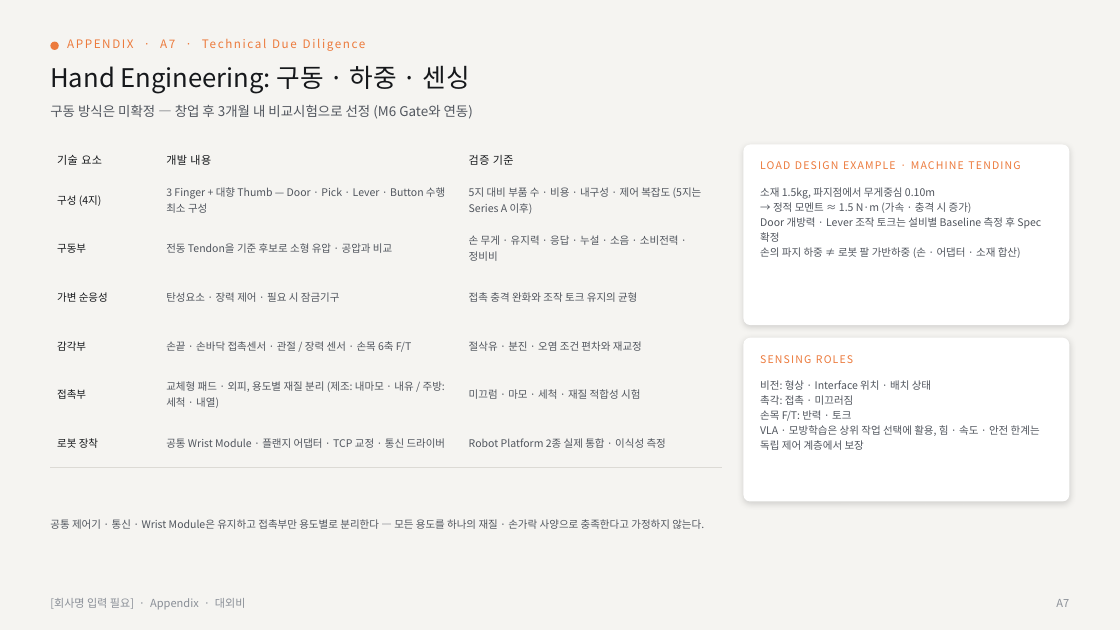
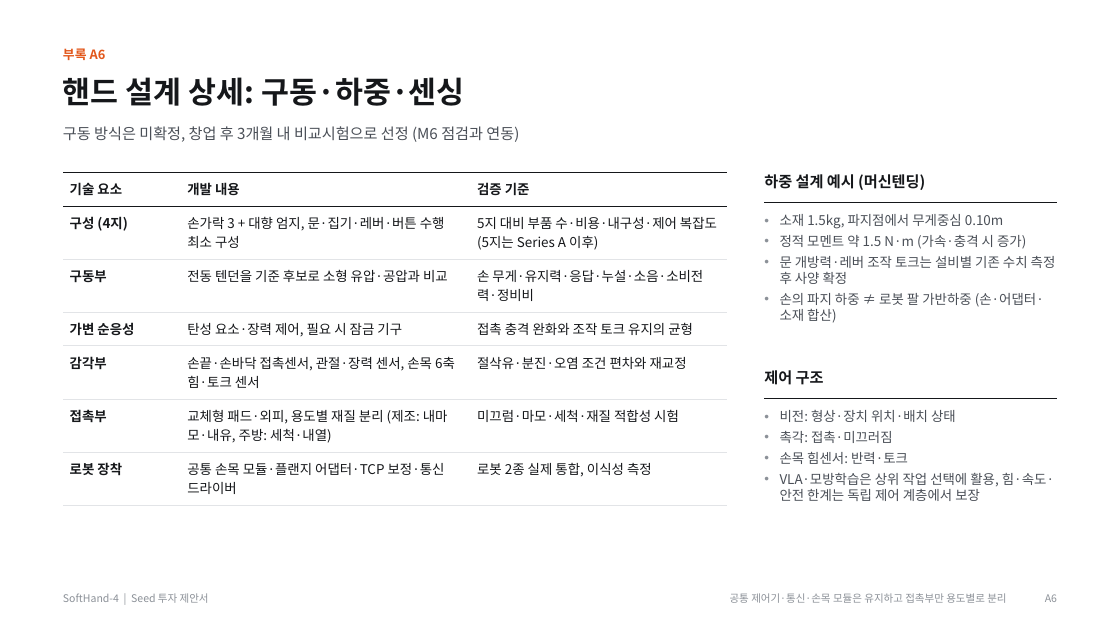
Before and after one commit to kimdonghyun2789-hash/D, a slide deck: slide 23 of SoftHand_Founding_Seed_IR_Deck_Final.pptx. Drawn at 1120x630 pixels with LibreOffice and Linux fonts; fonts in the diff are those of the drawing. Boxes give left, top, right and bottom in pixels: in the first picture for what was removed or moved away, otherwise in the second. Text is boxed around its words. In the diff, an @@ line names an element or a change of style, - is before the commit and + after.

```diff
--- a/SoftHand_Founding_Seed_IR_Deck_Final.pptx
+++ b/SoftHand_Founding_Seed_IR_Deck_Final.pptx
@@ background #F5F4F1 to #FFFFFF @@
@@ ellipse removed at (50, 41, 59, 50) @@
@@ text added at (63, 48, 106, 60), 11 pt, text #E2571B, bold @@
+부록 A6
@@ text removed at (67, 35, 865, 57) @@
-APPENDIX · A7 · Technical Due Diligence
@@ text at (63, 77, 465, 106): text changed; size 22 to 26 pt; text colour #16181B to #15171A; bold on @@
-Hand Engineering: 구동 · 하중 · 센싱
+핸드 설계 상세: 구동·하중·센싱
@@ text at (63, 126, 519, 142): text changed; size 11.5 to 13 pt; text colour #51565E to #4A4F57 @@
-구동 방식은 미확정 — 창업 후 3개월 내 비교시험으로 선정 (M6 Gate와 연동)
+구동 방식은 미확정, 창업 후 3개월 내 비교시험으로 선정 (M6 점검과 연동)
@@ rounded rectangle removed at (744, 145, 1070, 325) @@
@@ table at (63, 172, 727, 506) @@
-row 2, column 2: 3 Finger + 대향 Thumb — Door · Pick · Lever · Button 수행 최소 구성
+row 2, column 2: 손가락 3 + 대향 엄지, 문·집기·레버·버튼 수행 최소 구성
-row 2, column 3: 5지 대비 부품 수 · 비용 · 내구성 · 제어 복잡도 (5지는 Series A 이후)
+row 2, column 3: 5지 대비 부품 수·비용·내구성·제어 복잡도 (5지는 Series A 이후)
-row 3, column 2: 전동 Tendon을 기준 후보로 소형 유압 · 공압과 비교
+row 3, column 2: 전동 텐던을 기준 후보로 소형 유압·공압과 비교
-row 3, column 3: 손 무게 · 유지력 · 응답 · 누설 · 소음 · 소비전력 · 정비비
+row 3, column 3: 손 무게·유지력·응답·누설·소음·소비전력·정비비
-row 4, column 2: 탄성요소 · 장력 제어 · 필요 시 잠금기구
+row 4, column 2: 탄성 요소·장력 제어, 필요 시 잠금 기구
-row 5, column 2: 손끝 · 손바닥 접촉센서 · 관절 / 장력 센서 · 손목 6축 F/T
+row 5, column 2: 손끝·손바닥 접촉센서, 관절·장력 센서, 손목 6축 힘·토크 센서
-row 5, column 3: 절삭유 · 분진 · 오염 조건 편차와 재교정
+row 5, column 3: 절삭유·분진·오염 조건 편차와 재교정
-row 6, column 2: 교체형 패드 · 외피, 용도별 재질 분리 (제조: 내마모 · 내유 / 주방: 세척 · 내열)
+row 6, column 2: 교체형 패드·외피, 용도별 재질 분리 (제조: 내마모·내유, 주방: 세척·내열)
-row 6, column 3: 미끄럼 · 마모 · 세척 · 재질 적합성 시험
+row 6, column 3: 미끄럼·마모·세척·재질 적합성 시험
-row 7, column 2: 공통 Wrist Module · 플랜지 어댑터 · TCP 교정 · 통신 드라이버
+row 7, column 2: 공통 손목 모듈·플랜지 어댑터·TCP 보정·통신 드라이버
-row 7, column 3: Robot Platform 2종 실제 통합 · 이식성 측정
+row 7, column 3: 로봇 2종 실제 통합, 이식성 측정
@@ size 9.5 to 11.5 pt, letter spacing 0.4 to 0 pt in "기술 요소", "개발 내용", "검증 기준" @@
@@ text colour #16181B to #15171A, bold on in "기술 요소", "개발 내용", "검증 기준", "구성 (4지)" and 5 more places @@
@@ size 9 to 11.5 pt in "구성 (4지)", "구동부", "가변 순응성", "접촉 충격 완화와 조작 토크 유지의 균형" and 3 more places @@
@@ text colour #51565E to #15171A in "접촉 충격 완화와 조작 토크 유지의 균형" @@
@@ line spacing 1.05 to 1 @@
@@ borders changed @@
@@ table: place and size @@
-table at (50, 145, 723, 467)
+table at (63, 172, 727, 506)
@@ text removed at (760, 158, 1057, 176) @@
-LOAD DESIGN EXAMPLE · MACHINE TENDING
@@ text added at (764, 174, 925, 190), 13 pt, text #15171A, bold @@
+하중 설계 예시 (머신텐딩)
@@ line added from (765, 202) to (1057, 202), #15171A 1 pt @@
@@ text "소재 1.5kg, 파지점에서 무게중심 0.10m": place and size @@
-text "소재 1.5kg, 파지점에서 무게중심 0.10m" at (760, 187, 1041, 258)
+text "소재 1.5kg, 파지점에서 무게중심 0.10m" at (780, 214, 1056, 323)
@@ text at (780, 235, 1056, 323): text changed; size 9 to 11.5 pt; text colour #51565E to #4A4F57 @@
-→ 정적 모멘트 ≈ 1.5 N·m (가속 · 충격 시 증가)
-Door 개방력 · Lever 조작 토크는 설비별 Baseline 측정 후 Spec 확정
-손의 파지 하중 ≠ 로봇 팔 가반하중 (손 · 어댑터 · 소재 합산)
+• 정적 모멘트 약 1.5 N·m (가속·충격 시 증가)
+• 문 개방력·레버 조작 토크는 설비별 기존 수치 측정 후 사양 확정
+• 손의 파지 하중 ≠ 로봇 팔 가반하중 (손·어댑터·소재 합산)
@@ text at (780, 214, 1004, 229): size 9 to 11.5 pt, text colour #51565E to #4A4F57 in "소재 1.5kg, 파지점에서 무게중심 0.10m"; bullet none to •; line spacing 1.2 to 1; more space between paragraphs @@
@@ rounded rectangle removed at (744, 338, 1070, 502) @@
@@ text removed at (760, 355, 853, 363) @@
-SENSING ROLES
@@ text added at (764, 370, 824, 385), 13 pt, text #15171A, bold @@
+제어 구조
@@ line added from (765, 398) to (1057, 398), #15171A 1 pt @@
@@ text at (780, 410, 1054, 501): text changed; size 9 to 11.5 pt; text colour #51565E to #4A4F57 @@
-비전: 형상 · Interface 위치 · 배치 상태
-촉각: 접촉 · 미끄러짐
-손목 F/T: 반력 · 토크
-VLA · 모방학습은 상위 작업 선택에 활용, 힘 · 속도 · 안전 한계는 독립 제어 계층에서 보장
+• 비전: 형상·장치 위치·배치 상태
+• 촉각: 접촉·미끄러짐
+• 손목 힘센서: 반력·토크
+• VLA·모방학습은 상위 작업 선택에 활용, 힘·속도·안전 한계는 독립 제어 계층에서 보장
@@ text removed at (50, 598, 246, 610) @@
-[회사명 입력 필요] · Appendix · 대외비
@@ text added at (63, 593, 209, 603), 9 pt, text #8C9198 @@
+SoftHand-4 | Seed 투자 제안서
@@ text at (730, 593, 1006, 603): text changed; text colour #51565E to #8C9198 @@
-공통 제어기 · 통신 · Wrist Module은 유지하고 접촉부만 용도별로 분리한다 — 모든 용도를 하나의 재질 · 손가락 사양으로 충족한다고 가정하지 않는다.
+공통 제어기·통신·손목 모듈은 유지하고 접촉부만 용도별로 분리
@@ text added at (1045, 594, 1057, 602), 9 pt, text #8C9198 @@
+A6
@@ text removed at (1056, 599, 1069, 607) @@
-A7
```
Also in this commit, not shown: 21 other slides changed, 11 slides added, 11 slides removed, 44 other files.
